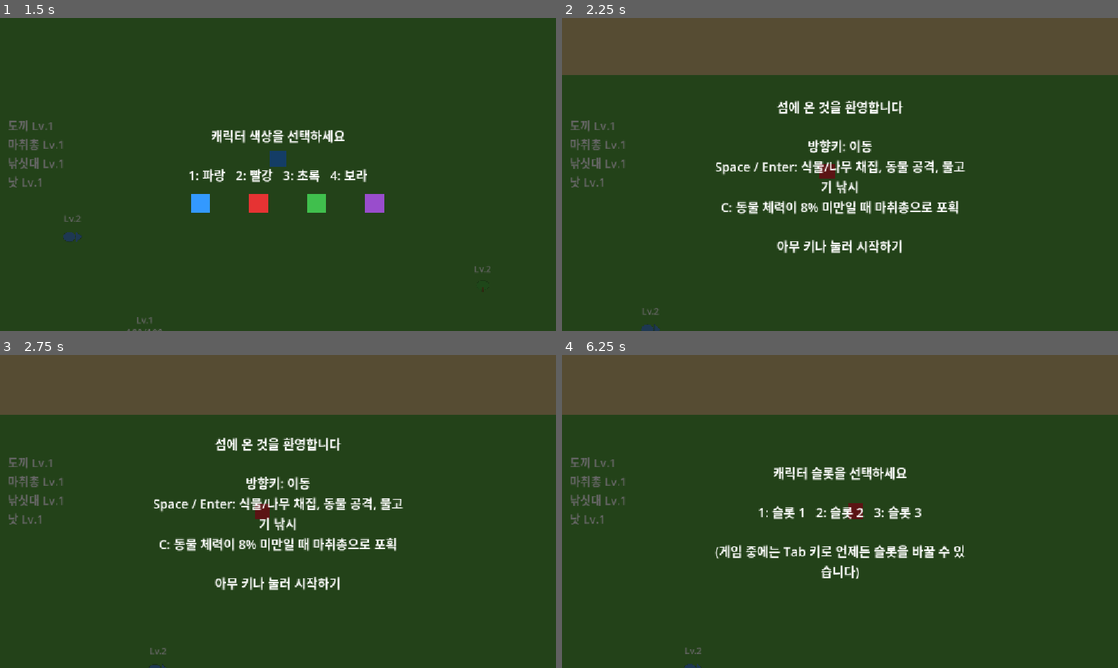
Above: before the commit, frames 1-4 (two rows, left to right).
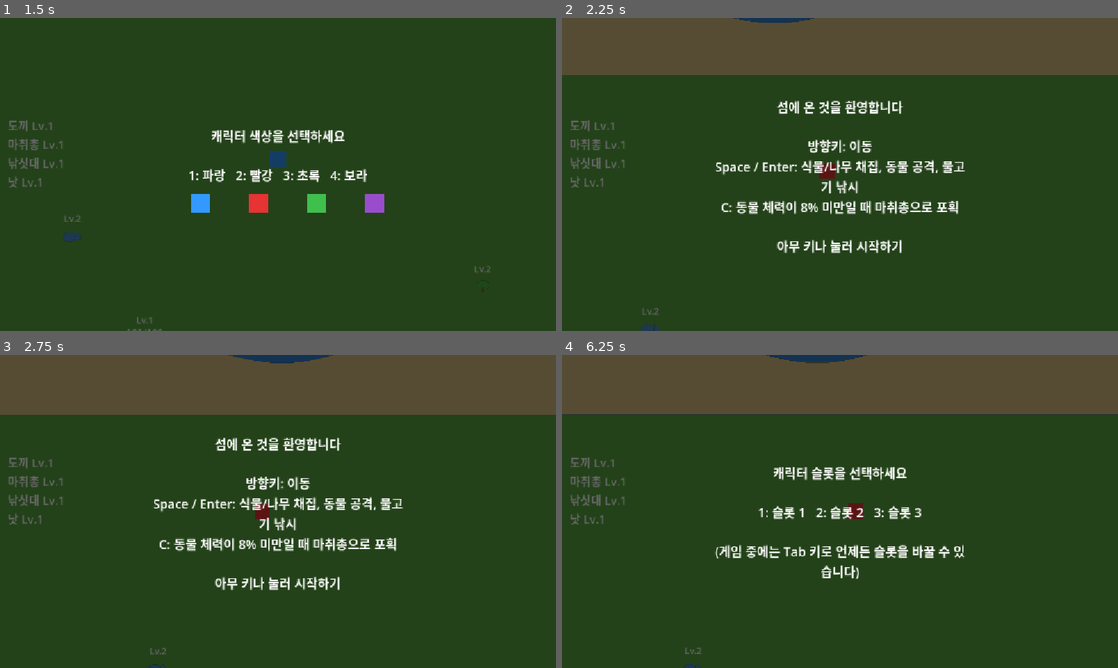
Above: after the commit, the same moments.

Repository: kimtuna/test_game
Game: Godot game, scene res://scenes/Main.tscn
Same seed, same stepped clock (60 frames per second), same inputs: the game is played once before the commit and once after it.
Inputs (mouse positions are in pixels of both pictures, inside the frame that each line leads up to):
- Up to frame 1 (1.5 s): tap Enter (ui_accept) at 0.5, 0.77 s; move the mouse to (250, 237) at 0.52 s; hold Up (ui_up) from 0.53 s (still down); tap C (capture) at 0.6 s; click (250, 237) at 0.67 s; move the mouse to (444, 221) at 1.27 s; tap 1 at 1.35 s
- Up to frame 2 (2.25 s): tap Enter (ui_accept) at 1.52 s; move the mouse to (673, 127) at 2.02 s; release Up (ui_up) at 2.03 s; hold Left (ui_left) from 2.03 s (still down); tap 2 at 2.1 s
- Up to frame 3 (2.75 s): keep holding Left (ui_left)
- Up to frame 4 (6.25 s): move the mouse to (867, 511) at 2.77 s; tap 3 at 2.85 s; click (867, 511) at 2.92 s; tap Enter (ui_accept) at 3.02, 3.77, 4.52, 6.02 s; move the mouse to (756, 433) at 3.52 s; release Left (ui_left) at 3.53 s; hold Down (ui_down) 3.53-4.28 s; tap 4 at 3.6 s; move the mouse to (962, 495) at 4.27 s; hold Right (ui_right) 4.28-5.03 s; tap Tab at 4.35 s; move the mouse to (728, 527) at 5.02 s; hold Up (ui_up) 5.03-5.78 s; tap Space at 5.1 s; click (728, 527) at 5.17 s; move the mouse to (895, 442) at 5.77 s; hold Right (ui_right) from 5.78 s (still down); tap C (capture) at 5.85 s

Frame 1 is identical in both runs. In frame 2, 0.2% of the frame differs, in the area x 30-46%, y 0-2%; in frame 3, 0.3%; in frame 4, 0.5%, in the area x 0-100%, y 0-20%.

Commit message:
feat: 해안선에 굴곡을 추가 — 균일한 사각 모래 링을 각도별 사인파로 흔들어 만/곶처럼 보이는 불규칙한 해안선으로 개선 (status.md #44가 남긴 제약 해소, 충돌 경계는 그대로 유지)

Diff:
--- a/scripts/terrain.gd
+++ b/scripts/terrain.gd
@@ -9,7 +9,14 @@
 # 두고 그 바로 바깥에 보이는 모래띠만 추가했다 — boundary_headless_test 등
 # 기존 경계 관련 테스트가 가정하는 벽 위치를 건드리지 않기 위함).
 const BEACH_MARGIN := 150.0
-const BEACH_SIZE := ISLAND_SIZE + Vector2(BEACH_MARGIN, BEACH_MARGIN) * 2.0
+# status.md #44가 남긴 제약("모래가 균일한 마진의 단순한 사각 링이라 해안선
+# 굴곡이 없다")을 해소하기 위해, 마진을 섬 중심 기준 각도(angle)에 따라
+# 사인파 두 개(서로 다른 주파수)로 흔들어 만(灣)·곶처럼 보이는 불규칙한
+# 해안선을 만든다. 정수 주파수를 쓰는 이유: 각도는 -PI/PI에서 순환하므로,
+# 정수배가 아니면 그 경계에서 파형이 끊겨 보이는 이음매가 생긴다.
+const BEACH_WAVE_AMPLITUDE := 45.0
+const BEACH_MAX_MARGIN := BEACH_MARGIN + BEACH_WAVE_AMPLITUDE
+const BEACH_SIZE := ISLAND_SIZE + Vector2(BEACH_MAX_MARGIN, BEACH_MAX_MARGIN) * 2.0
 const WALL_THICKNESS := 40.0
 
 @onready var ocean: Sprite2D = $Ocean
@@ -19,7 +26,7 @@
 func _ready() -> void:
 	add_to_group("terrain")
 	_set_flat_texture(ocean, OCEAN_SIZE, Color(0.2, 0.5, 0.8))
-	_set_flat_texture(beach, BEACH_SIZE, Color(0.85, 0.75, 0.5))
+	_set_beach_texture(beach, ISLAND_SIZE, BEACH_SIZE, Color(0.85, 0.75, 0.5))
 	_set_flat_texture(island, ISLAND_SIZE, Color(0.35, 0.65, 0.25))
 	_create_boundary_walls(island.position, ISLAND_SIZE)
 
@@ -34,6 +41,41 @@
 	var image := Image.create(int(size.x), int(size.y), false, Image.FORMAT_RGBA8)
 	image.fill(color)
 	sprite.texture = ImageTexture.create_from_image(image)
+
+# 모래띠는 사각형 링이 아니라 섬 가장자리를 따라 폭이 흔들리는 불규칙한
+# 해안선으로 그린다. 텍스처 전체(가로세로 최대 2390x1690)를 픽셀 단위로
+# 훑으면 느리므로, 실제로 모래가 그려질 수 있는 가장자리 띠(두께
+# BEACH_MAX_MARGIN)만 계산한다 — 섬 안쪽 깊은 곳은 항상 투명(섬 스프라이트가
+# 그 위에 따로 그려짐)이라 애초에 칠할 필요가 없기 때문.
+func _set_beach_texture(sprite: Sprite2D, island_size: Vector2, texture_size: Vector2, color: Color) -> void:
+	var w := int(texture_size.x)
+	var h := int(texture_size.y)
+	var image := Image.create(w, h, false, Image.FORMAT_RGBA8)
+	image.fill(Color(0, 0, 0, 0))
+	var half_island := island_size / 2.0
+	var center := Vector2(w, h) / 2.0
+	var band := int(ceil(BEACH_MAX_MARGIN))
+	for y in range(h):
+		if y >= band and y < h - band:
+			_paint_beach_span(image, y, 0, band, center, half_island, color)
+			_paint_beach_span(image, y, w - band, w, center, half_island, color)
+		else:
+			_paint_beach_span(image, y, 0, w, center, half_island, color)
+	sprite.texture = ImageTexture.create_from_image(image)
+
+# [x_start, x_end) 구간의 각 픽셀에 대해, 섬 경계까지의 유클리드 거리
+# (사각형 SDF)가 각도별로 흔들리는 허용 마진 안에 들어오면 모래색을 칠한다.
+func _paint_beach_span(image: Image, y: int, x_start: int, x_end: int, center: Vector2, half_island: Vector2, color: Color) -> void:
+	for x in range(x_start, x_end):
+		var local := Vector2(x, y) - center
+		var outside := Vector2(maxf(absf(local.x) - half_island.x, 0.0), maxf(absf(local.y) - half_island.y, 0.0))
+		var distance_outside := outside.length()
+		if distance_outside <= 0.0:
+			continue
+		var angle := local.angle()
+		var wave := BEACH_WAVE_AMPLITUDE * 0.6 * sin(5.0 * angle + 0.7) + BEACH_WAVE_AMPLITUDE * 0.4 * sin(9.0 * angle + 2.3)
+		if distance_outside <= BEACH_MARGIN + wave:
+			image.set_pixel(x, y, color)
 
 # Island(육지) 바깥 경계를 따라 얇은 정적 충돌벽 4개를 둘러싸서, Player가
 # CharacterBody2D의 move_and_slide()로 이동하다가 바다로 나가지 못하게 막는다.
